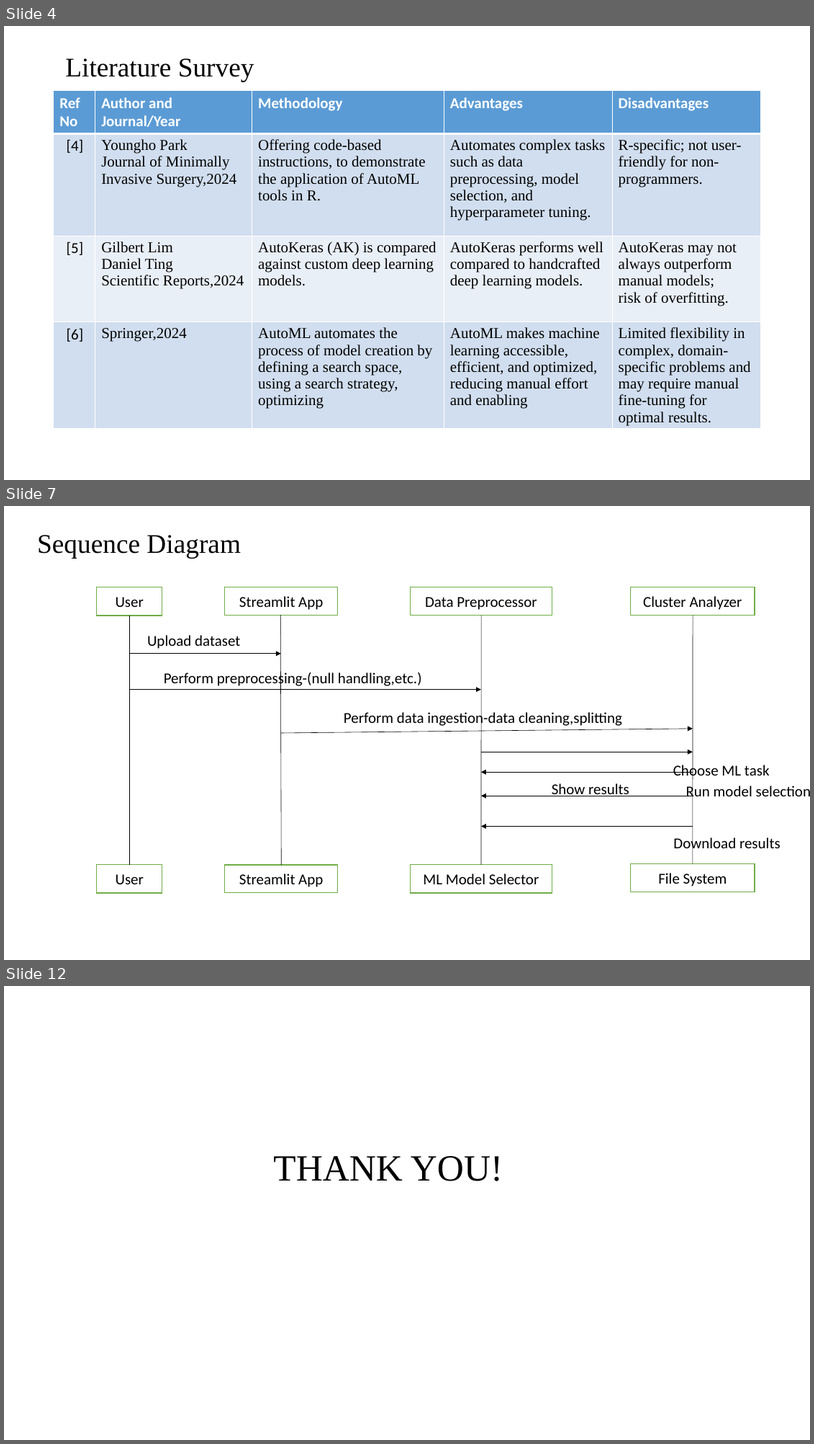
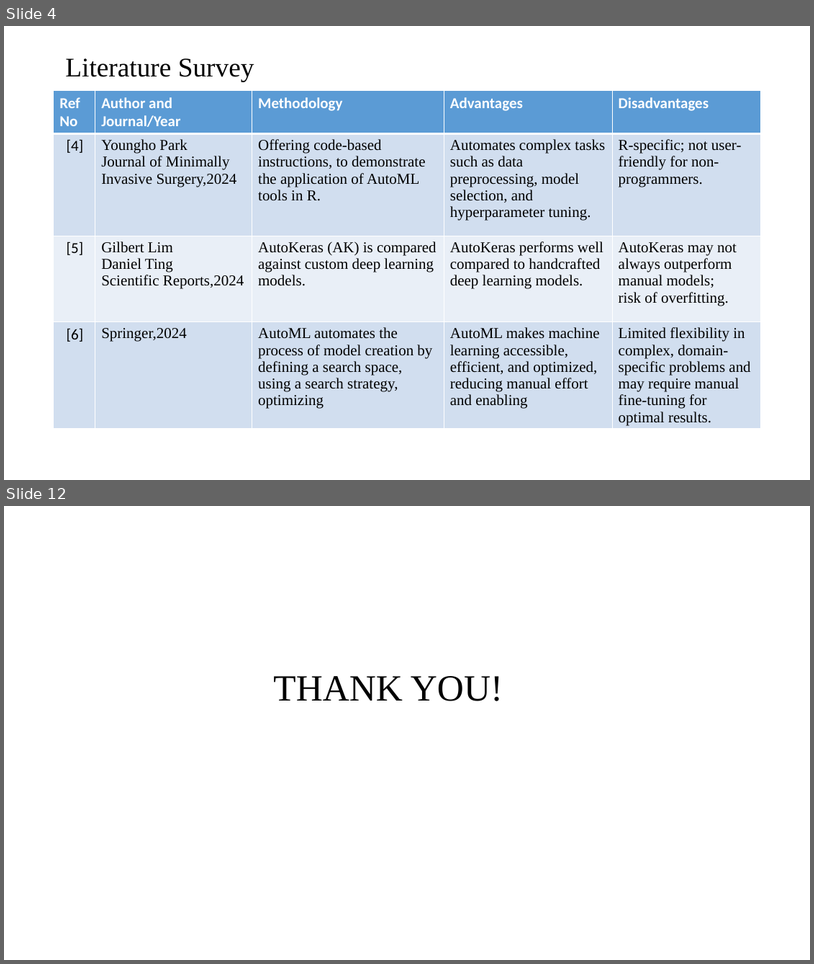
Before and after one commit to Sruthika111/Swiftml, a slide deck: FILES/literature-survey.pptx. Shown one above the other, each under a label of ours: slides 4, 7 and 12 before the commit, slides 4 and 12 after it; the slides between them are not shown. The pictures are 814x1444 and 814x964 pixels, drawn with LibreOffice and Linux fonts; fonts in the diff are those of the drawing. Boxes give left, top, right and bottom in pixels: in the first picture for what was removed or moved away, otherwise in the second. Text is boxed around its words. In the diff, an @@ line names an element or a change of style, - is before the commit and + after.

```diff
--- a/FILES/literature-survey.pptx
+++ b/FILES/literature-survey.pptx
@@ slide 7 removed at bbox=[4, 506, 810, 960], background #FFFFFF @@
@@ title removed at bbox=[37, 535, 241, 558] @@
-Sequence Diagram
@@ rectangle removed at bbox=[97, 587, 162, 615] @@
-User
@@ rectangle removed at bbox=[225, 587, 338, 615] @@
-Streamlit App
@@ rectangle removed at bbox=[411, 587, 552, 615] @@
-Data Preprocessor
@@ rectangle removed at bbox=[631, 587, 756, 615] @@
-Cluster Analyzer
@@ line removed from (129, 615) to (130, 864) @@
@@ text removed at bbox=[147, 635, 240, 649] @@
-Upload dataset
@@ line removed from (280, 615) to (282, 865) @@
@@ line removed from (481, 615) to (481, 864) @@
@@ line removed from (693, 615) to (693, 864) @@
@@ arrow removed from (129, 654) to (281, 654) @@
@@ text removed at bbox=[164, 671, 422, 688] @@
-Perform preprocessing-(null handling,etc.)
@@ arrow removed from (129, 690) to (481, 690) @@
@@ text removed at bbox=[344, 710, 622, 727] @@
-Perform data ingestion-data cleaning,splitting
@@ arrow removed from (281, 733) to (693, 728) @@
@@ arrow removed from (481, 752) to (693, 752) @@
@@ text removed at bbox=[674, 763, 770, 780] @@
-Choose ML task
@@ arrow removed from (693, 772) to (481, 772) @@
@@ text removed at bbox=[552, 783, 630, 796] @@
-Show results
@@ text removed at bbox=[687, 783, 810, 800] @@
-Run model selection
@@ arrow removed from (693, 795) to (481, 795) @@
@@ arrow removed from (693, 826) to (481, 826) @@
@@ text removed at bbox=[674, 835, 781, 852] @@
-Download results
@@ rectangle removed at bbox=[97, 864, 162, 893] @@
-User
@@ rectangle removed at bbox=[225, 865, 338, 893] @@
-Streamlit App
@@ rectangle removed at bbox=[411, 864, 552, 893] @@
-ML Model Selector
@@ rectangle removed at bbox=[631, 864, 756, 892] @@
-File System
```
Also in this commit, not shown: 6 slides changed, 1 slide added, 26 other files.
